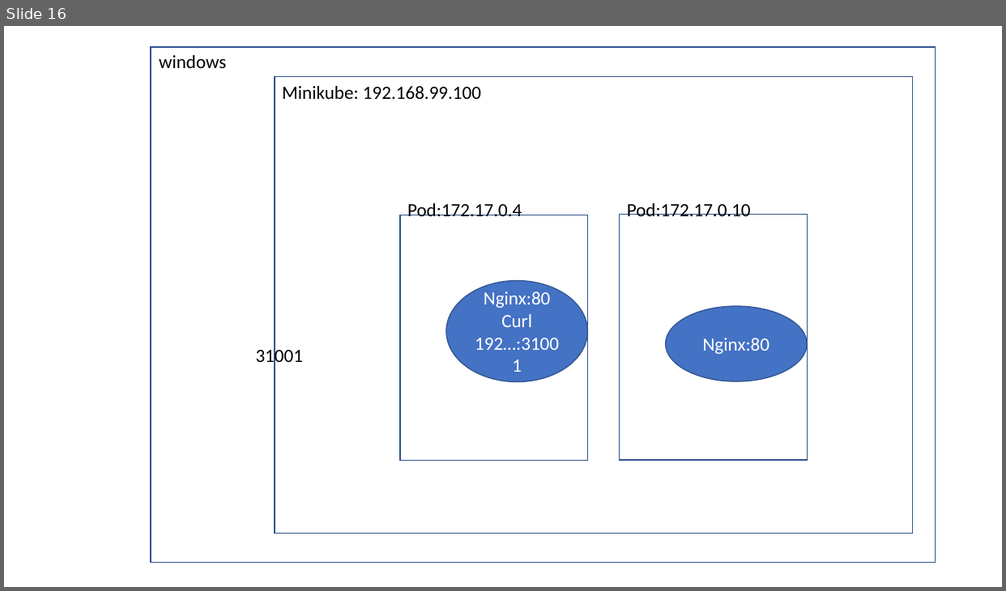
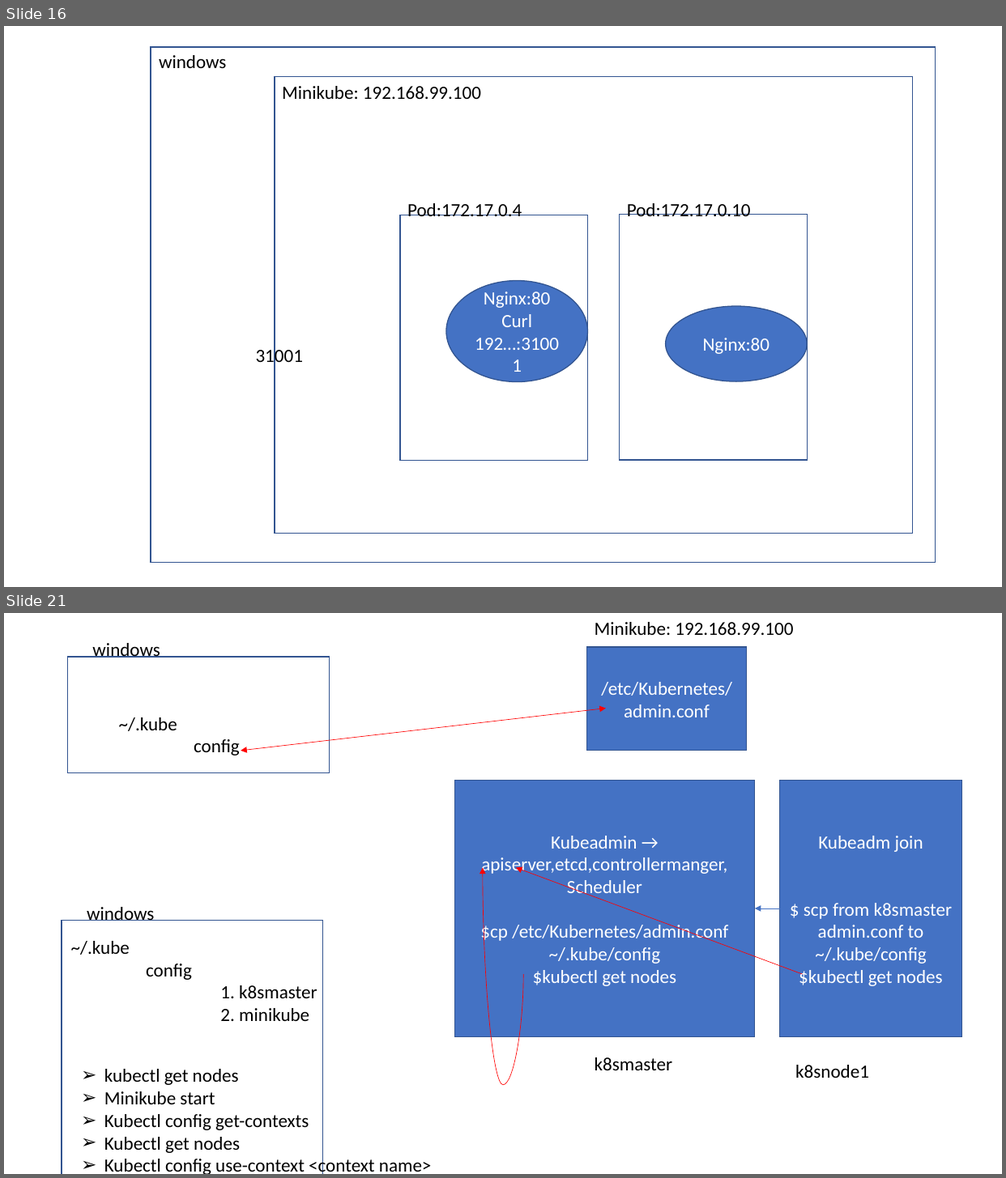
Before and after one commit to AdityaSP/ora-sep16-dock-kube, a slide deck: rough-diag.pptx. Shown one above the other, each under a label of ours: slide 16 before the commit, slides 16 and 21 after it; the slides between them are not shown. The pictures are 1006x591 and 1006x1178 pixels, drawn with LibreOffice and Linux fonts; fonts in the diff are those of the drawing. Boxes give left, top, right and bottom in pixels: in the first picture for what was removed or moved away, otherwise in the second. Text is boxed around its words. In the diff, an @@ line names an element or a change of style, - is before the commit and + after.

```diff
--- a/rough-diag.pptx
+++ b/rough-diag.pptx
@@ slide 21 added at bbox=[4, 613, 1002, 1174], background #FFFFFF @@
@@ text added at bbox=[594, 622, 793, 635], 18 pt, text #000000 @@
+Minikube: 192.168.99.100
@@ rectangle added at bbox=[68, 658, 329, 774], outline #325491 1 pt @@
@@ text added at bbox=[92, 643, 160, 658], 18 pt, text #000000 @@
+windows
@@ rectangle added at bbox=[587, 647, 747, 750], fill #4472C4, outline #325491 1 pt, 18 pt, text #FFFFFF @@
+/etc/Kubernetes/admin.conf
@@ double arrow added from (241, 751) to (606, 708), #FF0000 0.5 pt @@
@@ text added at bbox=[119, 717, 240, 756], 18 pt, text #000000 @@
+~/.kube
+config
@@ rectangle added at bbox=[454, 780, 755, 1037], fill #4472C4, outline #325491 1 pt, 18 pt, text #FFFFFF @@
+Kubeadmin → apiserver,etcd,controllermanger,
+Scheduler
+$cp /etc/Kubernetes/admin.conf ~/.kube/config
+$kubectl get nodes
@@ rectangle added at bbox=[780, 780, 961, 1037], fill #4472C4, outline #325491 1 pt, 18 pt, text #FFFFFF @@
+Kubeadm join
+$ scp from k8smaster admin.conf to ~/.kube/config
+$kubectl get nodes
@@ curved arrow added from (523, 974) to (483, 867), #FF0000 0.5 pt @@
@@ arrow added from (803, 974) to (516, 867), #FF0000 0.5 pt @@
@@ rectangle added at bbox=[62, 921, 323, 1174], outline #325491 1 pt @@
@@ text added at bbox=[87, 907, 154, 921], 18 pt, text #000000 @@
+windows
@@ arrow added from (780, 909) to (755, 909), #4472C4 0.5 pt @@
@@ text added at bbox=[71, 941, 317, 1021], 18 pt, text #000000 @@
+~/.kube
+config
+1. k8smaster
+2. minikube
@@ text added at bbox=[104, 1069, 432, 1174], 18 pt, text #000000 @@
+➢ kubectl get nodes
+➢ Minikube start
+➢ Kubectl config get-contexts
+➢ Kubectl get nodes
+➢ Kubectl config use-context <context name>
@@ text added at bbox=[594, 1058, 673, 1071], 18 pt, text #000000 @@
+k8smaster
@@ text added at bbox=[795, 1065, 869, 1078], 18 pt, text #000000 @@
+k8snode1
```
Also in this commit, not shown: 1 slide changed, 6 other slides added, 2 other files.
